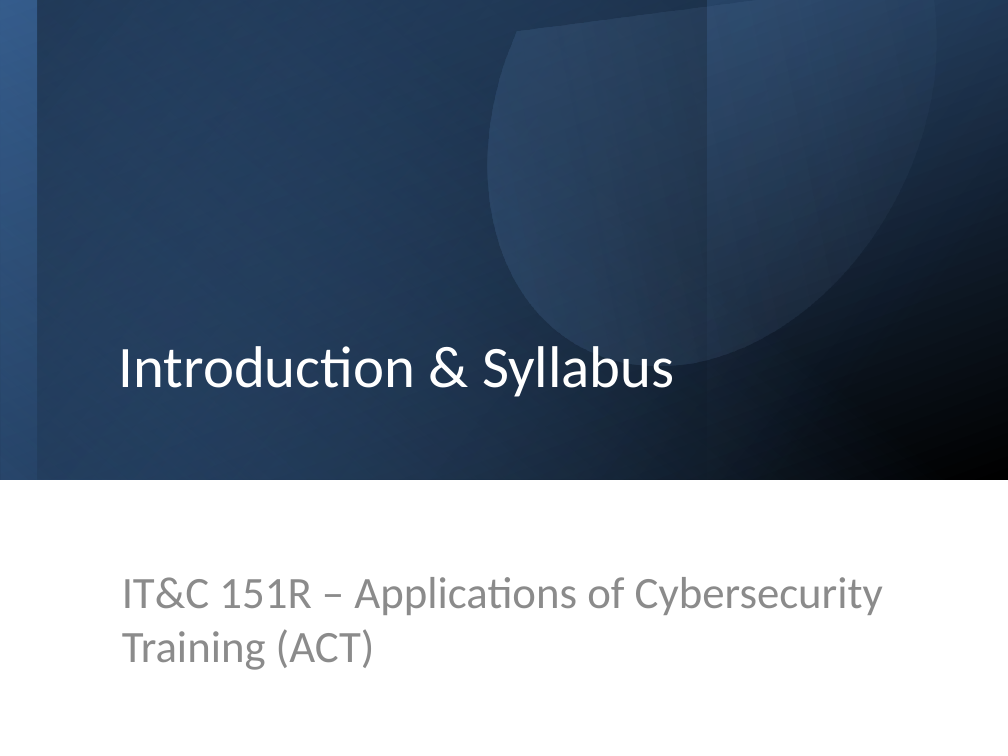
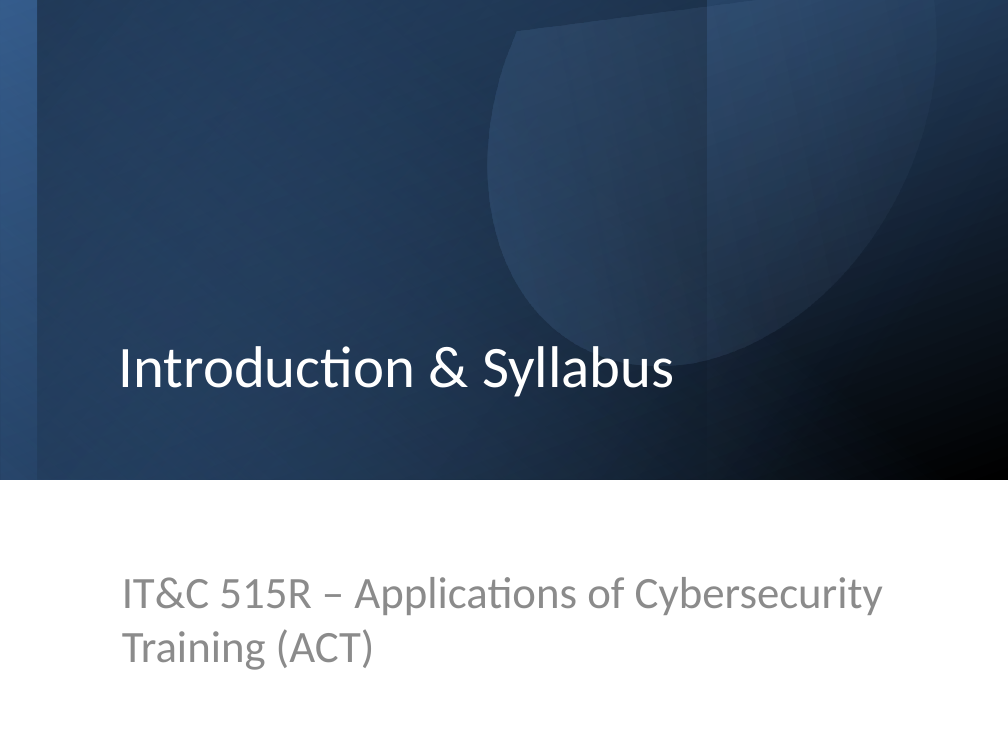
Before and after one commit to BYU-ITC-515R-ACT/byu-itc-515r-act.github.io, a slide deck: slide 1 of lectureSlides/lecture1.pptx. Drawn at 1008x756 pixels with LibreOffice and Linux fonts; fonts in the diff are those of the drawing. Boxes give left, top, right and bottom in pixels: in the first picture for what was removed or moved away, otherwise in the second. Text is boxed around its words. In the diff, an @@ line names an element or a change of style, - is before the commit and + after.

Commit message:
lecture 1 updates

```diff
--- a/lectureSlides/lecture1.pptx
+++ b/lectureSlides/lecture1.pptx
@@ subtitle at (x1=122, y1=577, x2=883, y2=670): text changed @@
-IT&C 151R – Applications of Cybersecurity Training (ACT)
+IT&C 515R – Applications of Cybersecurity Training (ACT)
```
Also in this commit, not shown: 2 other slides changed.
